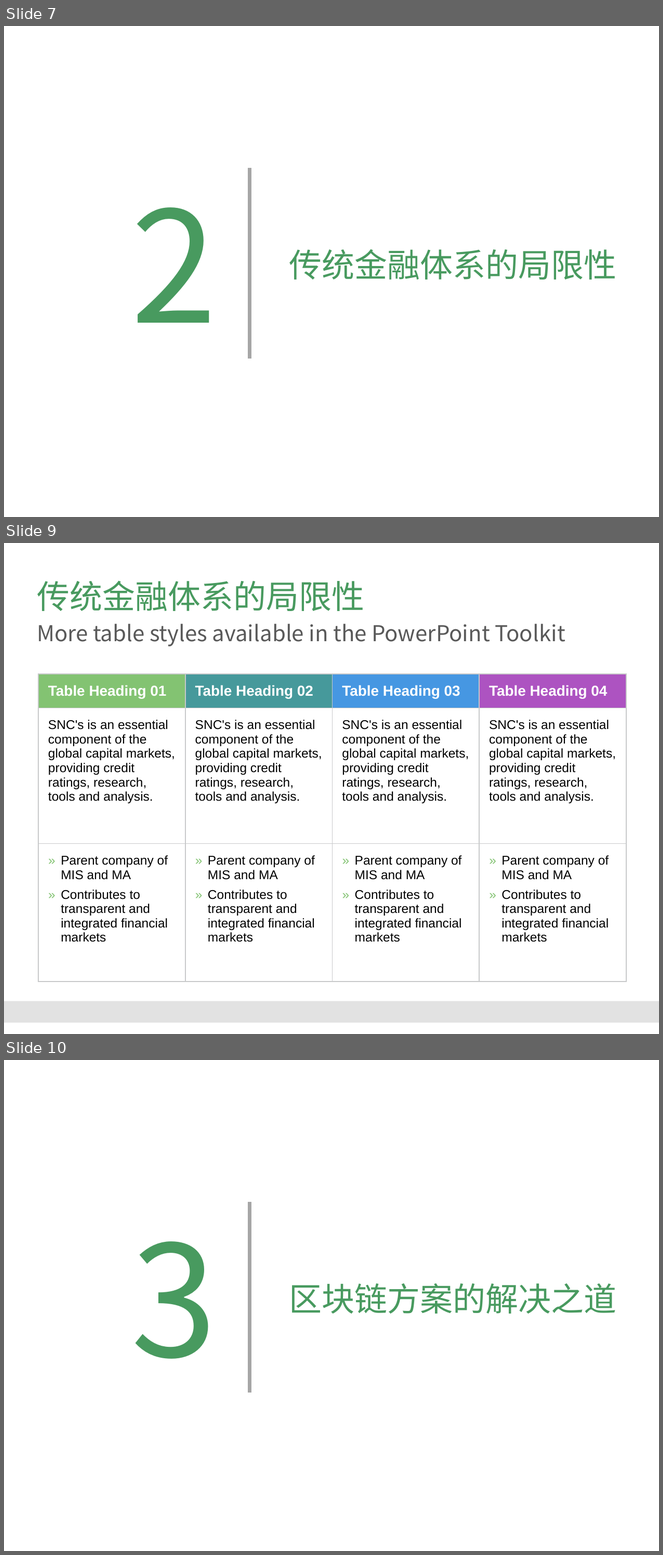
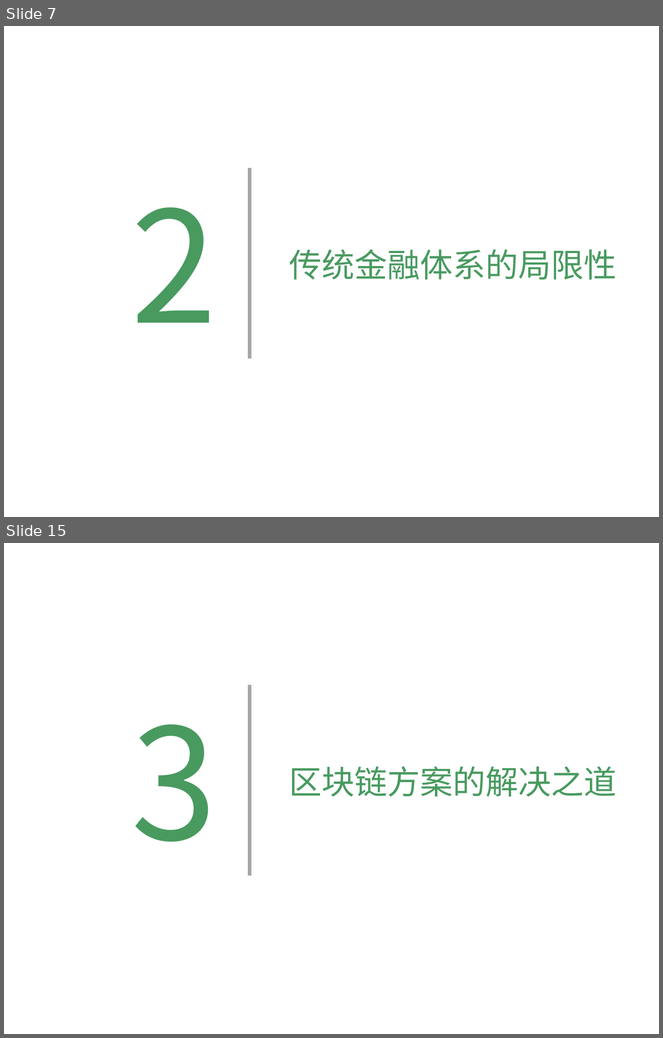
Before and after one commit to Catfeeds/DOC, a slide deck: 阿曼/proposal for Oman.pptx. Shown one above the other, each under a label of ours: slides 7, 9 and 10 before the commit, slides 7 and 15 after it; the slides between them are not shown. The pictures are 663x1555 and 663x1038 pixels, drawn with LibreOffice and Linux fonts; fonts in the diff are those of the drawing; background and template pictures are left out. Boxes give left, top, right and bottom in pixels: in the first picture for what was removed or moved away, otherwise in the second. Text is boxed around its words. In the diff, an @@ line names an element or a change of style, - is before the commit and + after.

```diff
--- a/阿曼/proposal for Oman.pptx
+++ b/阿曼/proposal for Oman.pptx
@@ slide 9 removed at (x1=4, y1=543, x2=659, y2=1034), background #FFFFFF @@
@@ title removed at (x1=37, y1=580, x2=365, y2=611) @@
-传统金融体系的局限性
@@ text removed at (x1=37, y1=624, x2=566, y2=646) @@
-More table styles available in the PowerPoint Toolkit
@@ table removed at (x1=38, y1=674, x2=625, y2=982), 3 rows, 4 columns @@
-Table Heading 01 | Table Heading 02 | Table Heading 03 | Table Heading 04
-SNC's is an essential component of the global capital markets, providing credit ratings, research, tools and analysis. | SNC's is an essential component of the global capital markets, providing credit ratings, research, tools and analysis. | SNC's is an essential component of the global capital markets, providing credit ratings, research, tools and analysis. | SNC's is an essential component of the global capital markets, providing credit ratings, research, tools and analysis.
-Parent company of MIS and MA / Contributes to transparent and integrated financial markets | Parent company of MIS and MA / Contributes to transparent and integrated financial markets | Parent company of MIS and MA / Contributes to transparent and integrated financial markets | Parent company of MIS and MA / Contributes to transparent and integrated financial markets
@@ rectangle removed at (x1=4, y1=1002, x2=659, y2=1023) @@
@@ what was slide 10 is now slide 15 @@
```
Also in this commit, not shown: 3 slides changed, 8 slides added, 4 other files.
